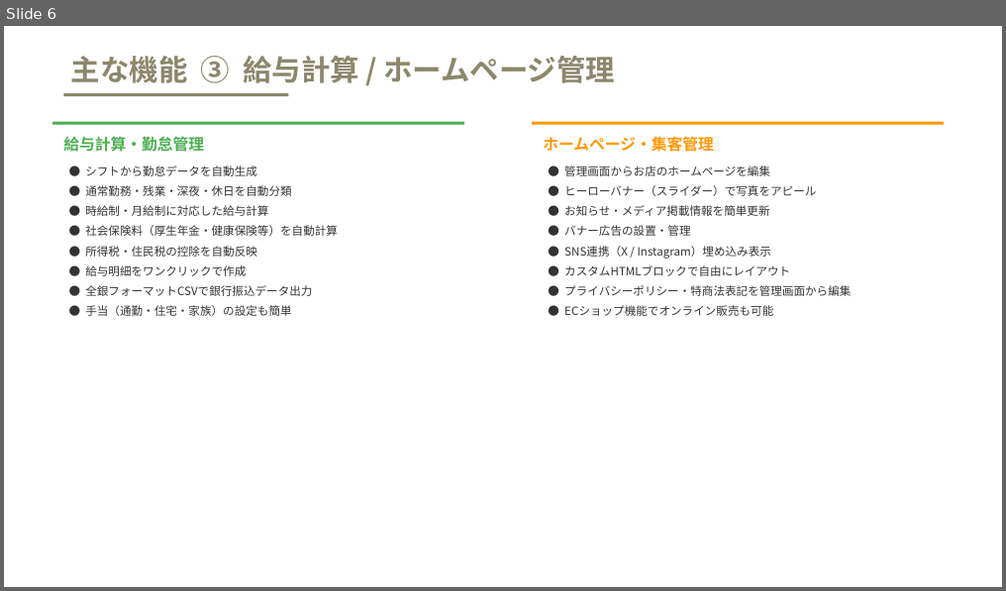
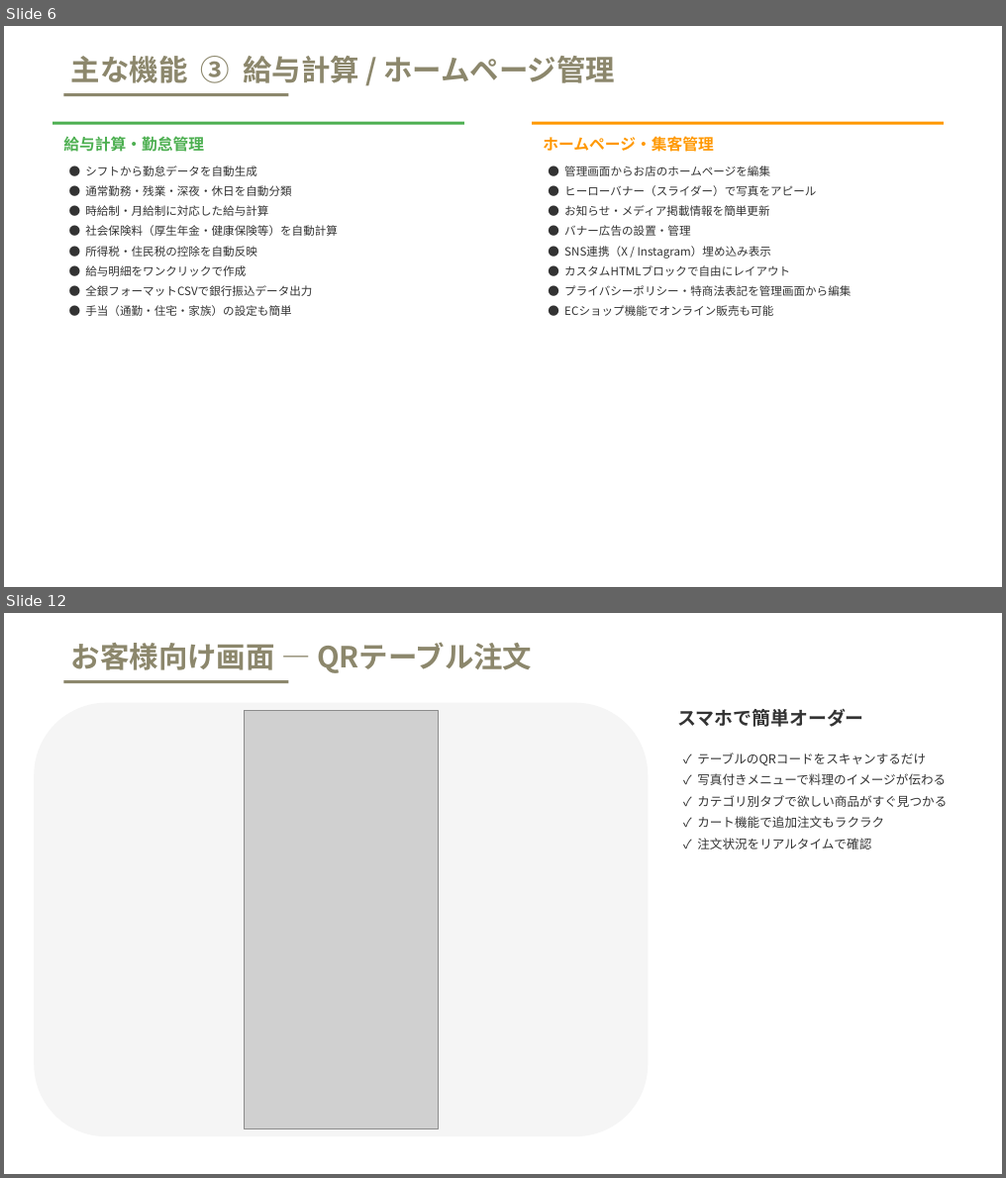
Before and after one commit to FUHI12342/NewFUHI, a slide deck: docs/TimeBaiBai_サービス紹介資料.pptx. Shown one above the other, each under a label of ours: slide 6 before the commit, slides 6 and 12 after it; the slides between them are not shown. The pictures are 1006x591 and 1006x1178 pixels, drawn with LibreOffice and Linux fonts; fonts in the diff are those of the drawing; grey boxes stand for pictures. Boxes give left, top, right and bottom in pixels: in the first picture for what was removed or moved away, otherwise in the second. Text is boxed around its words. In the diff, an @@ line names an element or a change of style, - is before the commit and + after.

Commit message:
feat: チャネル別売上分析API + キャストタブ動的ラベル + ドキュメント更新
- ChannelSalesAPIView: EC/POS/テーブル/予約チャネル別売上を集計
- SiteSettingsトグル連動でチャネル自動表示/非表示
- ダッシュボード「スタッフ」タブをSiteSettings.staff_labelで動的表示
- 積み上げ棒グラフ(日別/週別/月別切替)
- テスト11件追加(全通過)
- 営業資料・マニュアル・スクリーンショット更新

```diff
--- a/docs/TimeBaiBai_サービス紹介資料.pptx
+++ b/docs/TimeBaiBai_サービス紹介資料.pptx
@@ slide 12 added at (4, 613, 1002, 1174), background #FFFFFF @@
@@ text added at (71, 642, 532, 673), 28 pt, text #8C876C, bold @@
+お客様向け画面 — QRテーブル注文
@@ rectangle added at (63, 680, 288, 683), fill #8C876C @@
@@ rounded rectangle added at (34, 703, 648, 1137), fill #F5F5F5 @@
@@ picture added at (245, 710, 439, 1130) @@
@@ text added at (677, 709, 863, 727), 18 pt, text #333333, bold @@
+スマホで簡単オーダー
@@ text added at (697, 753, 946, 850), 12 pt, text #333333 @@
+✓ テーブルのQRコードをスキャンするだけ
+✓ 写真付きメニューで料理のイメージが伝わる
+✓ カテゴリ別タブで欲しい商品がすぐ見つかる
+✓ カート機能で追加注文もラクラク
+✓ 注文状況をリアルタイムで確認
```
Also in this commit, not shown: 13 other slides added, 15 other files.
